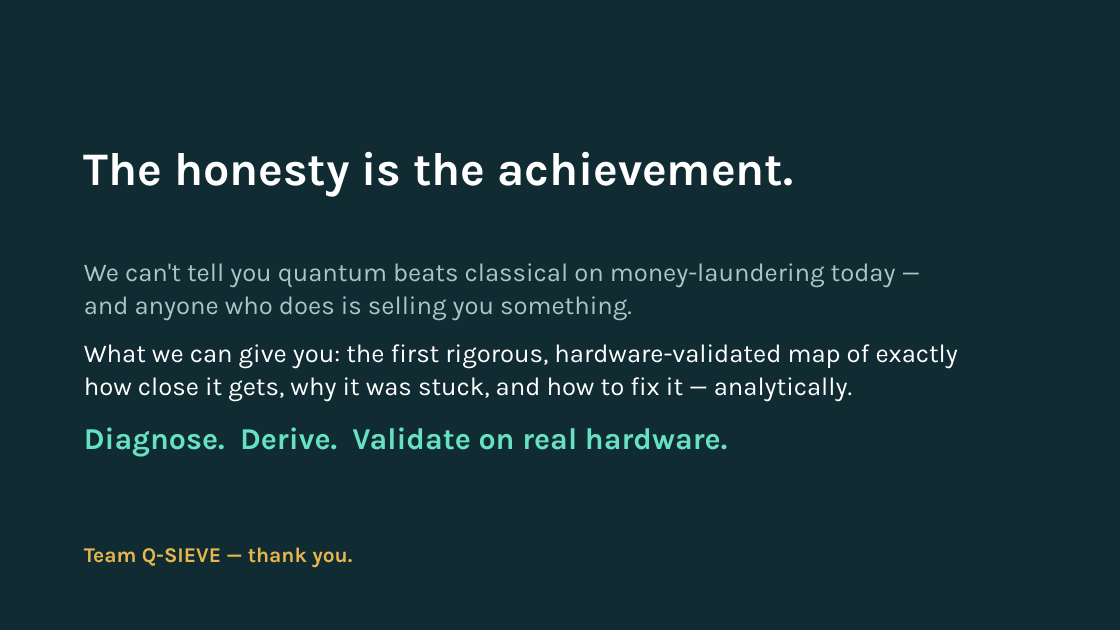
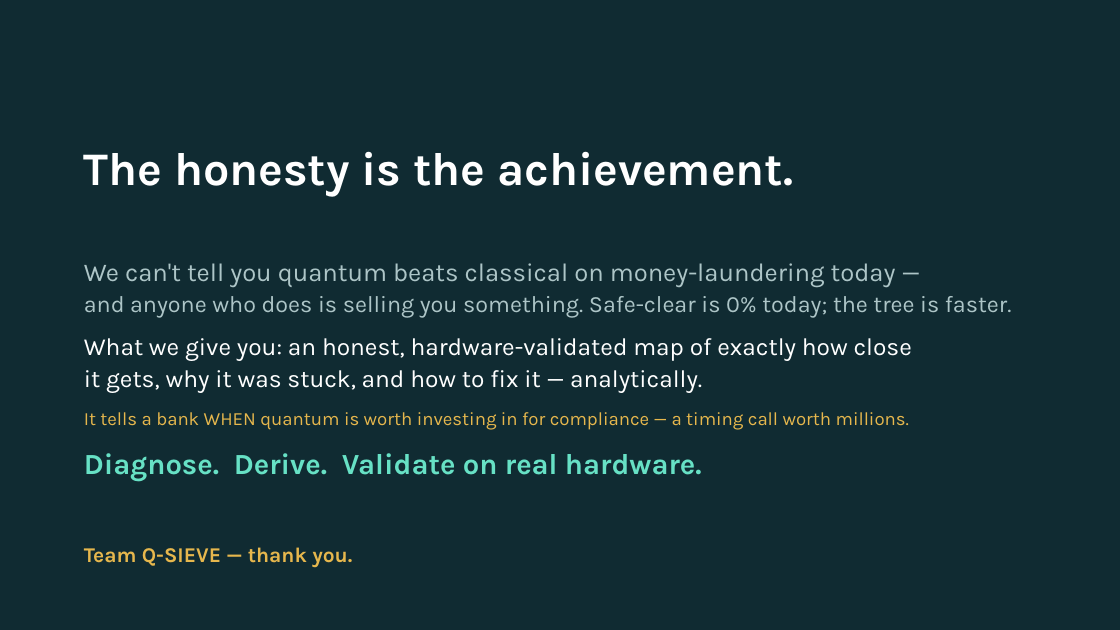
Before and after one commit to ELNAUL99/q-sieve, a slide deck: slide 8 of QSIEVE_pitch.pptx. Drawn at 1120x630 pixels with LibreOffice and Linux fonts; fonts in the diff are those of the drawing. Boxes give left, top, right and bottom in pixels: in the first picture for what was removed or moved away, otherwise in the second. Text is boxed around its words. In the diff, an @@ line names an element or a change of style, - is before the commit and + after.

```diff
--- a/QSIEVE_pitch.pptx
+++ b/QSIEVE_pitch.pptx
@@ text at bbox=[84, 296, 1011, 430]: text changed; size 22 to 21 pt @@
-and anyone who does is selling you something.
-What we can give you: the first rigorous, hardware-validated map of exactly
-how close it gets, why it was stuck, and how to fix it — analytically.
+and anyone who does is selling you something. Safe-clear is 0% today; the tree is faster.
+What we give you: an honest, hardware-validated map of exactly how close
+it gets, why it was stuck, and how to fix it — analytically.
+It tells a bank WHEN quantum is worth investing in for compliance — a timing call worth millions.
@@ text at bbox=[84, 453, 702, 481]: size 26 to 25 pt in "Diagnose. Derive. Validate on real hardware." @@
```
Also in this commit, not shown: 3 other slides changed, 2 other files.
